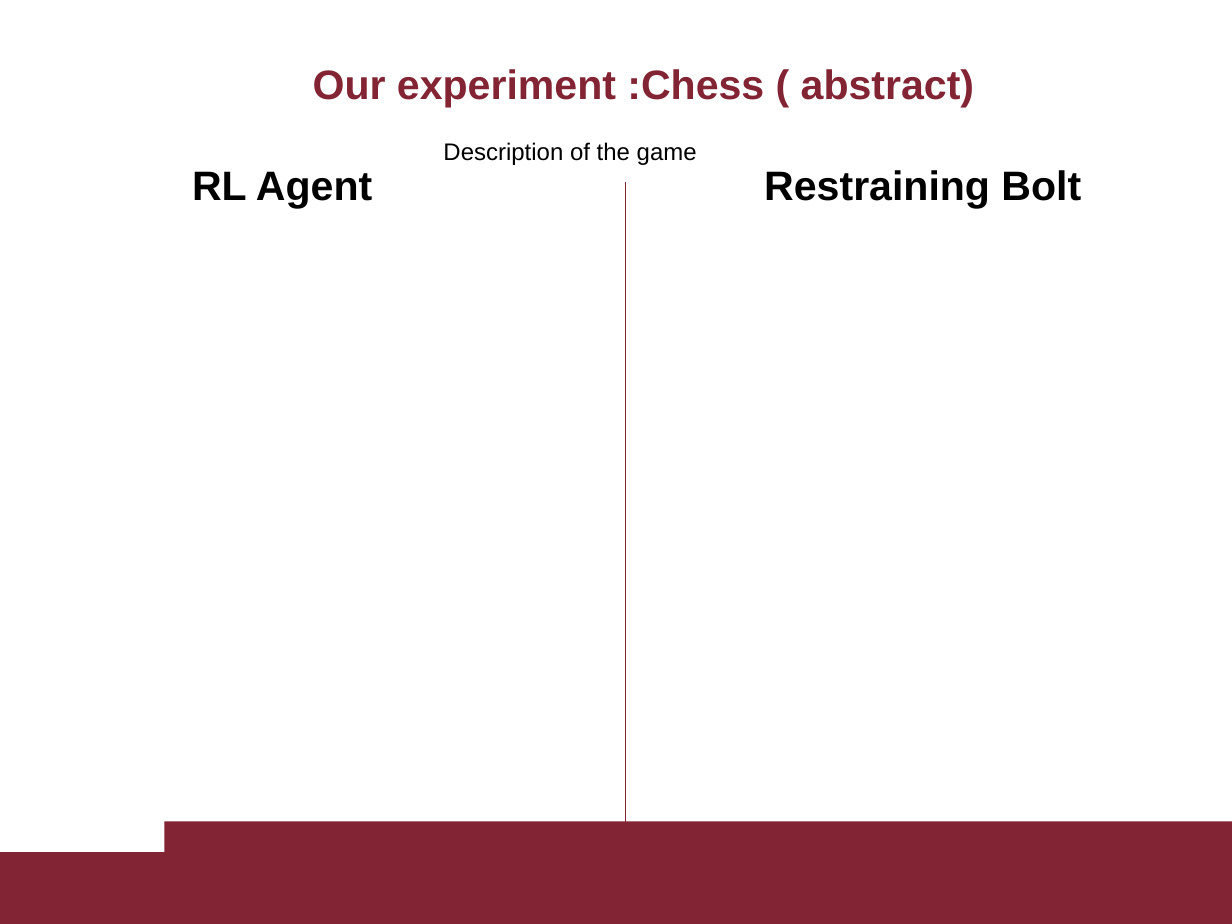
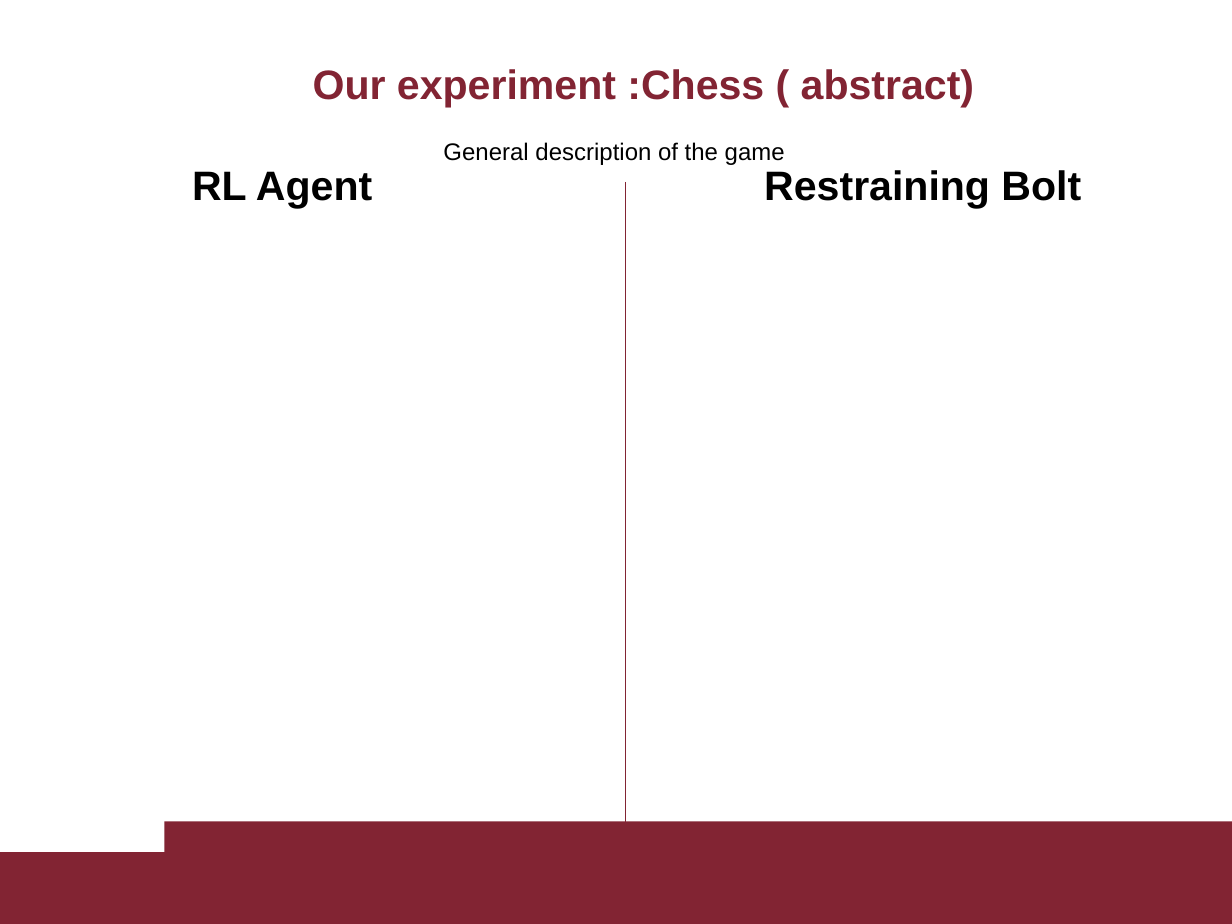
Before and after one commit to Nicodman/Reasoning_Agents_2020, a slide deck: slide 3 of Resogning_Agents.pptx. Drawn at 1232x924 pixels with LibreOffice and Linux fonts; fonts in the diff are those of the drawing. Boxes give left, top, right and bottom in pixels: in the first picture for what was removed or moved away, otherwise in the second. Text is boxed around its words. In the diff, an @@ line names an element or a change of style, - is before the commit and + after.

```diff
--- a/Resogning_Agents.pptx
+++ b/Resogning_Agents.pptx
@@ text at (x1=443, y1=142, x2=785, y2=165): text changed @@
-Description of the game
+General description of the game
```
Also in this commit, not shown: 3 other slides changed.
